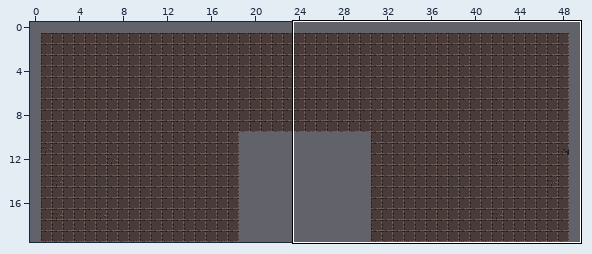
A Tiled map (JSON) gets an edit: demo_game/assets/tilemaps/1-2.json. The picture above shows the old version from afar; the outline marks the close-up.
Close-up. The starting point:
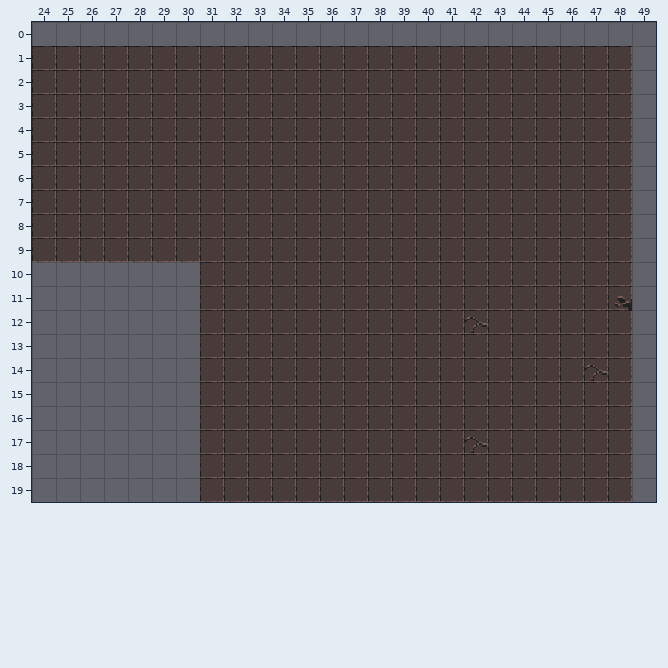
Cells are 16x16 px. Shown: x 24..49, y 0..19. The commit also changed other parts of the map, which this record leaves out.
After:
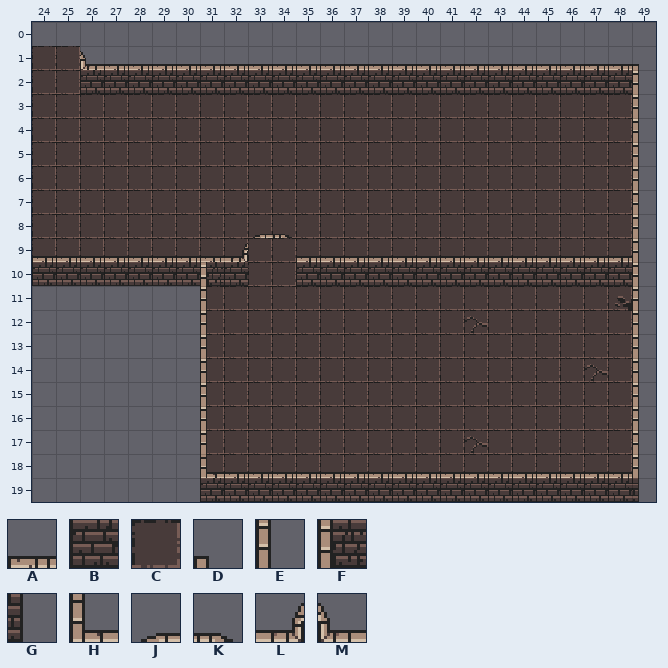
Key: from "dungeon": A 1, B 33, C 129, D 225, E 257, F 258, G 289, H 290, J 418, K 419, L 449, M 452.
_ is an empty cell.
Tiles of an added or newly shown layer are drawn over the layers below it.
The edit:
{"where": "layer \"ground\""}
{"y":1,"x":26,"old":"CCCCCCCCCCCCCCCCCCCCCCC","new":"_______________________"}
{"where": "layer \"walls\" (now shown)"}
{"y":1,"x":26,"old":"________________________","new":"MAAAAAAAAAAAAAAAAAAAAAAD"}
{"y":2,"x":26,"old":"________________________","new":"BBBBBBBBBBBBBBBBBBBBBBBE"}
{"y":3,"x":49,"old":"_","new":"E"}
{"y":4,"x":49,"old":"_","new":"E"}
{"y":5,"x":49,"old":"_","new":"E"}
{"y":6,"x":49,"old":"_","new":"E"}
{"y":7,"x":49,"old":"_","new":"E"}
{"y":8,"x":33,"old":"__","new":"JK"}
{"y":8,"x":49,"old":"_","new":"E"}
{"y":9,"x":24,"old":"_________","new":"AAAAAAAAL"}
{"y":9,"x":35,"old":"_______________","new":"AAAAAAAAAAAAAAE"}
{"y":10,"x":24,"old":"_________","new":"BBBBBBBFB"}
{"y":10,"x":35,"old":"_______________","new":"BBBBBBBBBBBBBBE"}
{"y":11,"x":31,"old":"_","new":"E"}
{"y":11,"x":49,"old":"_","new":"E"}
{"y":12,"x":31,"old":"_","new":"E"}
{"y":12,"x":49,"old":"_","new":"E"}
{"y":13,"x":31,"old":"_","new":"E"}
{"y":13,"x":49,"old":"_","new":"E"}
{"y":14,"x":31,"old":"_","new":"E"}
{"y":14,"x":49,"old":"_","new":"E"}
{"y":15,"x":31,"old":"_","new":"E"}
{"y":15,"x":49,"old":"_","new":"E"}
{"y":16,"x":31,"old":"_","new":"E"}
{"y":16,"x":49,"old":"_","new":"E"}
{"y":17,"x":31,"old":"_","new":"E"}
{"y":17,"x":49,"old":"_","new":"E"}
{"y":18,"x":31,"old":"___________________","new":"HAAAAAAAAAAAAAAAAAE"}
{"y":19,"x":31,"old":"___________________","new":"BBBBBBBBBBBBBBBBBBG"}
{"label":"changed","picture_box":[32,46,639,502]}
